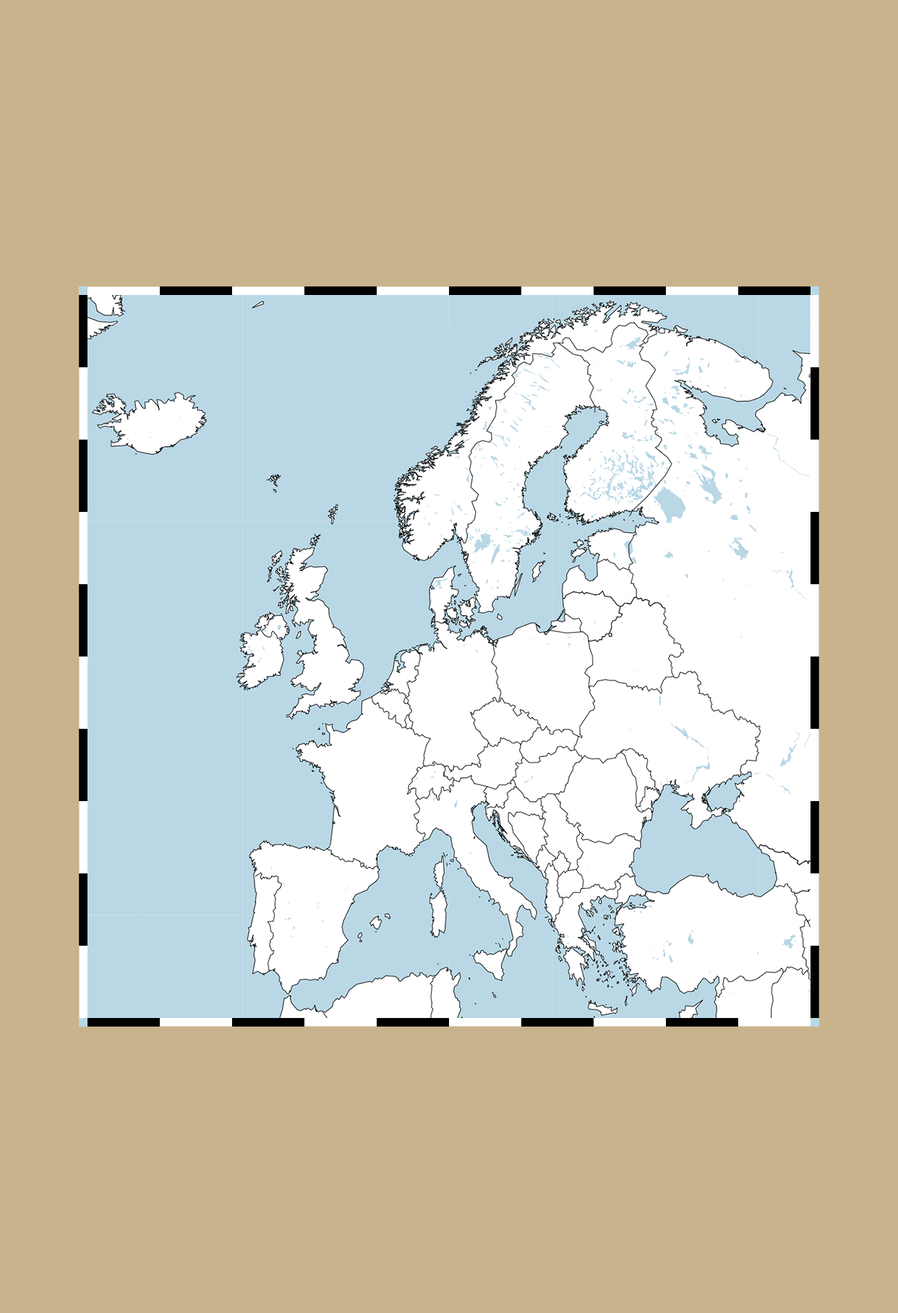
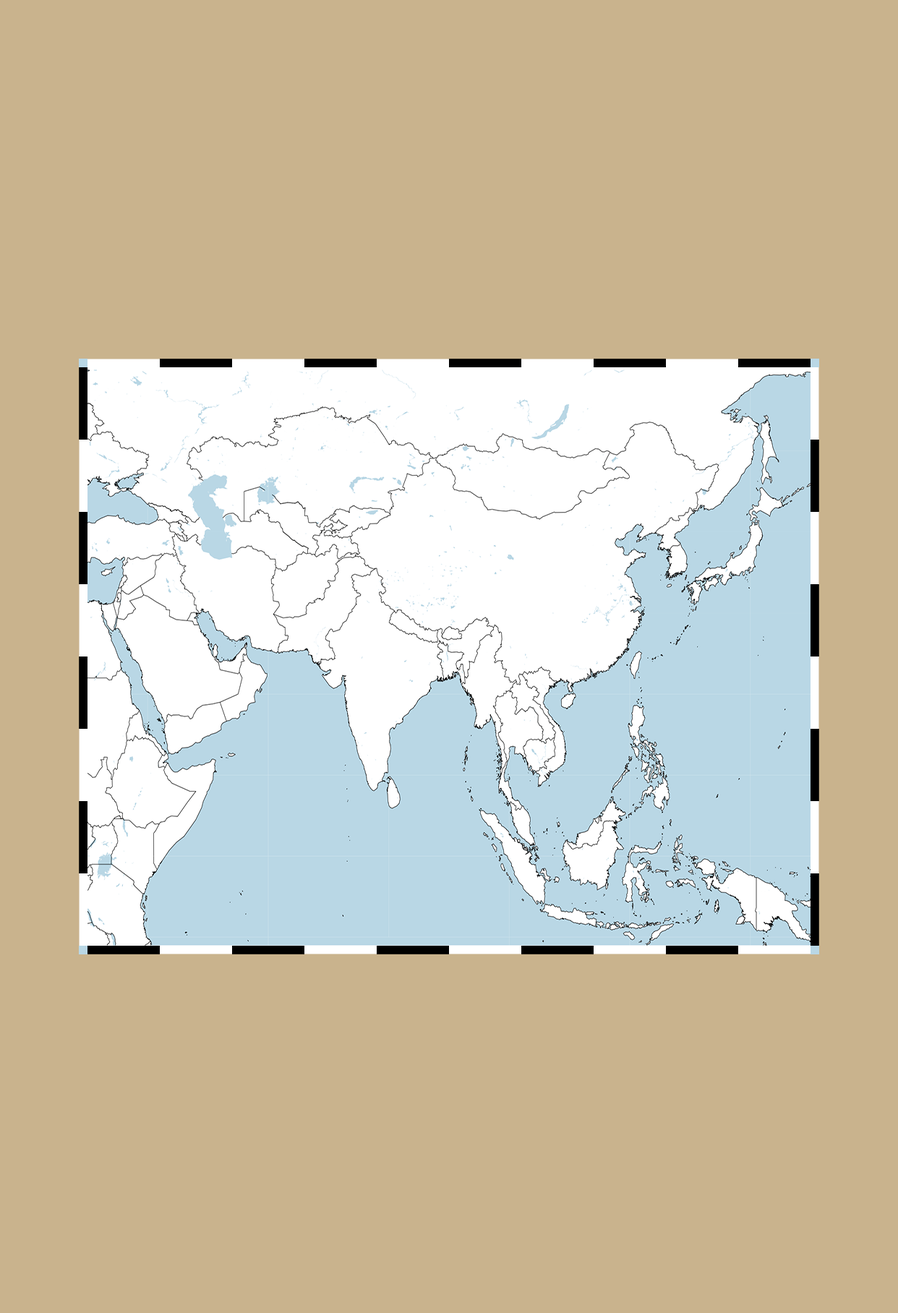
Revision of a layered 898×1313 image; what changed, layer by layer:
hid "Слой 2" over 87, 295, 811, 1019
added layer "Слой 5" above "Слой 1 копия 2" over 87, 367, 811, 946
added layer "Слой 1 копия 2" above "Слой 1" over 78, 286, 820, 1027
hid "Слой 1" over 78, 286, 820, 1027
